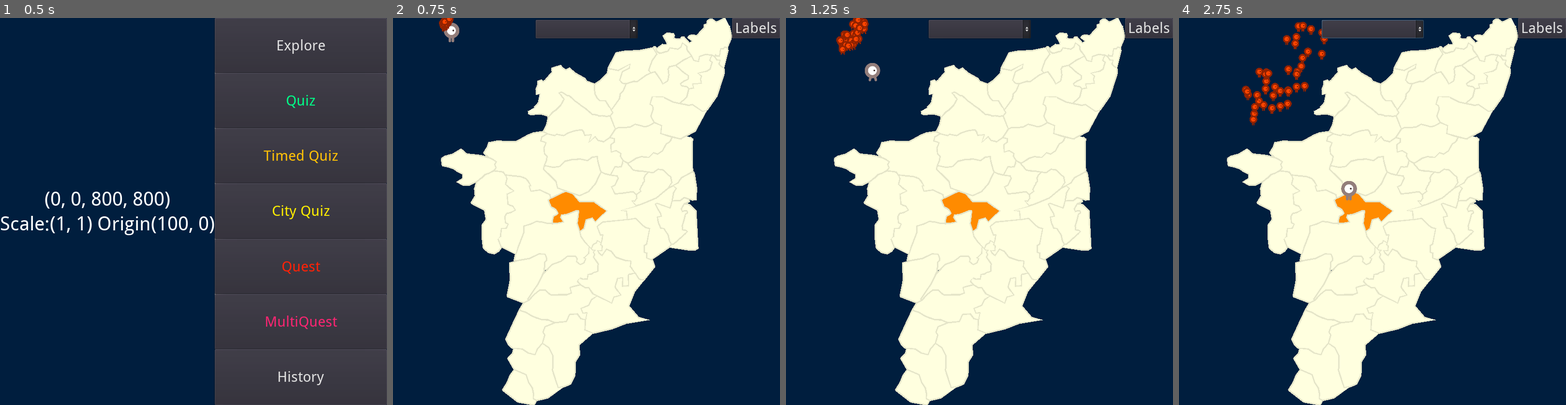
Above: before the commit, frames 1-4 (left to right).
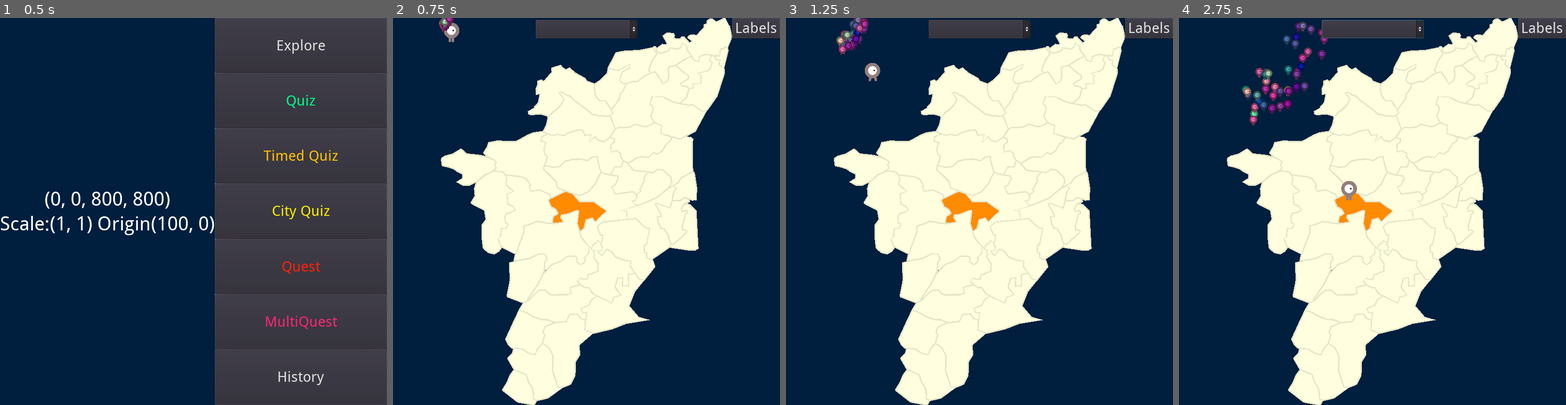
Above: after the commit, the same moments.

Repository: sharun-s/godot-tn
Game: Godot game, scene res://Node2D.tscn
Same seed, same stepped clock (60 frames per second), same inputs: the game is played once before the commit and once after it.
Inputs (mouse positions are in pixels of both pictures, inside the frame that each line leads up to):
- Up to frame 1 (0.5 s): no input
- Up to frame 2 (0.75 s): click "Explore" at 0.5 s
- Up to frame 3 (1.25 s): no input
- Up to frame 4 (2.75 s): click (1372, 29) at 1.25 s; tap Enter at 2 s; drag from (1418, 168) to (1306, 130) at 2.02 s

Frame 1 is identical in both runs. In frame 2, less than 0.1% of the frame differs, in the area x 11-16%, y 0-4%; in frame 3, 0.4%; in frame 4, 1.2%, in the area x 16-39%, y 1-28%.

Commit message:
bugfix: Removed PTimer and pushed a timer into each player. so each minion has its own random rest time

Diff:
--- a/Node2D.tscn
+++ b/Node2D.tscn
@@ -365,9 +365,6 @@
 one_shot = true
 
 [node name="QuizTimer" type="Timer" parent="."]
-
-[node name="PTimer" type="Timer" parent="."]
-wait_time = 5.0
 
 [node name="Districts" parent="." instance=ExtResource( 8 )]
 
@@ -405,4 +402,3 @@
 [connection signal="pressed" from="HUD/StartScreen/B/History" to="." method="_on_History_pressed"]
 [connection signal="toggled" from="HUD/TopRight/Labels" to="." method="_on_Labels_toggled"]
 [connection signal="timeout" from="QuizTimer" to="." method="_on_QuizTimer_timeout"]
-[connection signal="timeout" from="PTimer" to="." method="_on_PTimer_timeout"]
--- a/Player.gd
+++ b/Player.gd
@@ -1,5 +1,6 @@
 extends Area2D
 #signal hit
+signal waiting_for_orders
 
 # Declare member variables here. Examples:
 export var speed = 400
@@ -19,12 +20,19 @@
 	set_process(false)
 	set_physics_process(false)
 	show()
+	if name!='Gopal':
+		modulate=Color(randf(), randf(),.7)
 
 func destination_reached():
 	velocity=Vector2(0,0)
 	initiated_by_code=false
 	$CollisionShape2D.disabled=false
 	#set_process(false)
+	#modulate=Color.orange
+	if name!='Gopal':
+		$Timer.start(rand_range(1.0,10.0))
+		yield($Timer, "timeout")
+		emit_signal("waiting_for_orders")
 
 #func fly(flyto, ts, jumpht,e):
 #	#$Gopal.fly(target)
@@ -67,6 +75,7 @@
 	tw.interpolate_property(self,"position", position, pos, time)
 	tw.start()
 	var x=yield(tw, 'tween_all_completed')
+
 
 func _process(delta):
 #	if Input.is_action_pressed("ui_right"):
--- a/Player.tscn
+++ b/Player.tscn
@@ -37,3 +37,6 @@
 [node name="CollisionShape2D" type="CollisionShape2D" parent="."]
 position = Vector2( 0, -8 )
 shape = SubResource( 2 )
+
+[node name="Timer" type="Timer" parent="."]
+one_shot = true
--- a/TN.gd
+++ b/TN.gd
@@ -169,15 +169,19 @@
 	#	print(dt, get_history(dt))
 	#	print( dt, len(get_tree().get_nodes_in_group(dt)))
 var minion_count=40
-func _on_PTimer_timeout():
-	for i in minion_count:
-		var ss=get_node('ss'+str(i))
-		if rng.randi_range(0,1) == 1:
-			ss.modulate=Color(randf(), randf(),.7)
-			var randidx=rng.randi_range(0,len($Cities.Cities)-1)
-			ss.goto($Cities.Cities[randidx].position)
-		else:
-			ss.modulate=Color.orange
+#func _on_PTimer_timeout():
+#	for i in minion_count:
+#		var ss=get_node('ss'+str(i))
+#		if rng.randi_range(0,1) == 1:
+#			ss.modulate=Color(randf(), randf(),.7)
+#			var randidx=rng.randi_range(0,len($Cities.Cities)-1)
+#			ss.goto($Cities.Cities[randidx].position)
+#		else:
+#			ss.modulate=Color.orange
+
+func _give_minion_new_destination(m):
+	var randidx=rng.randi_range(0,len($Cities.Cities)-1)
+	m.goto($Cities.Cities[randidx].position)
 
 var dneighbours={
 Ariyalur=["Cuddalore","Perumbalur","Thanjavur","Tiruchirapalli",],
@@ -1166,8 +1170,7 @@
 		#sss.place_at(CD.position + CD.get_child(randstartidx).position)
 		add_child(sss)
 		sss.goto($Cities.Cities[randstartidx].position)
-	$PTimer.start()
-
+		sss.connect("waiting_for_orders", self,"_give_minion_new_destination", [sss])
 
 func _on_infobox_exit():
 	$HUD/Grid.clear_infobox_cities()
@@ -1175,7 +1178,7 @@
 	for i in get_children():
 		if i.name.begins_with('ss'):
 			i.queue_free()
-	$PTimer.stop()
+	#$PTimer.stop()
 	game_over()
 
 func _on_LabelCities_item_selected(index):
